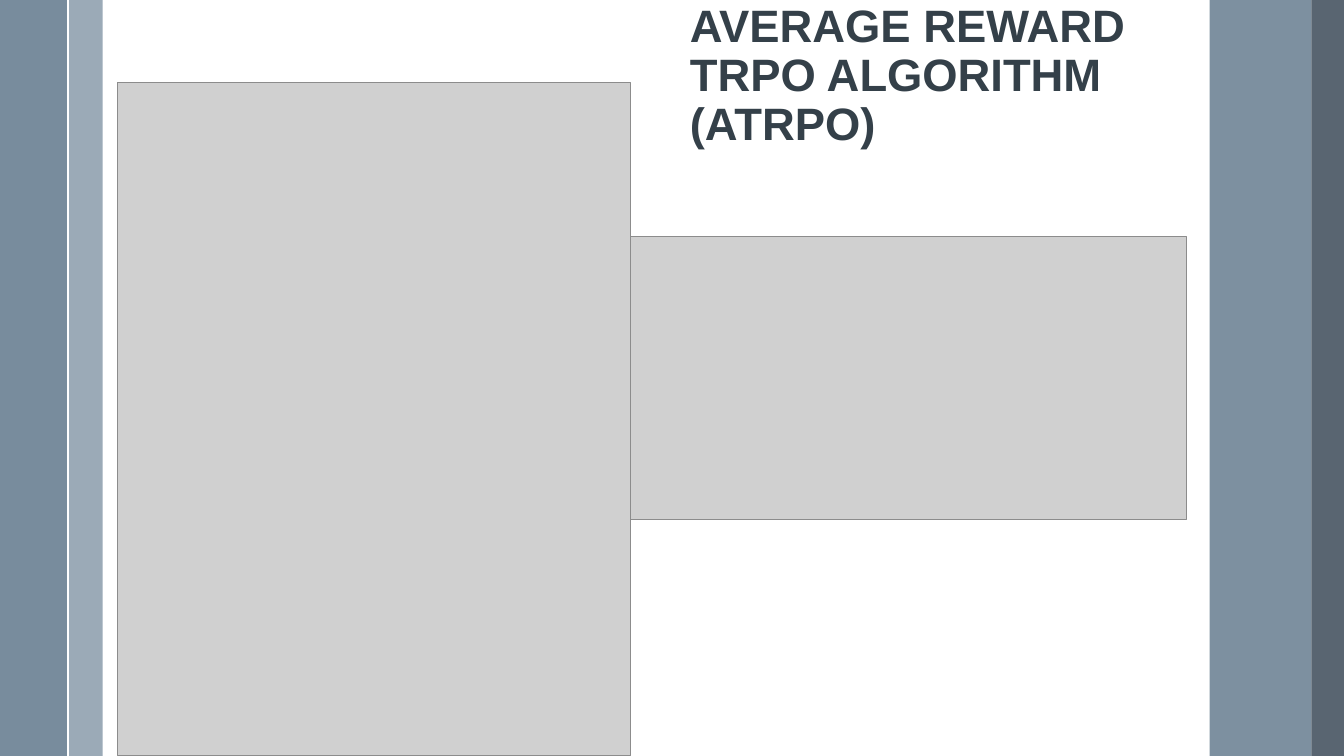
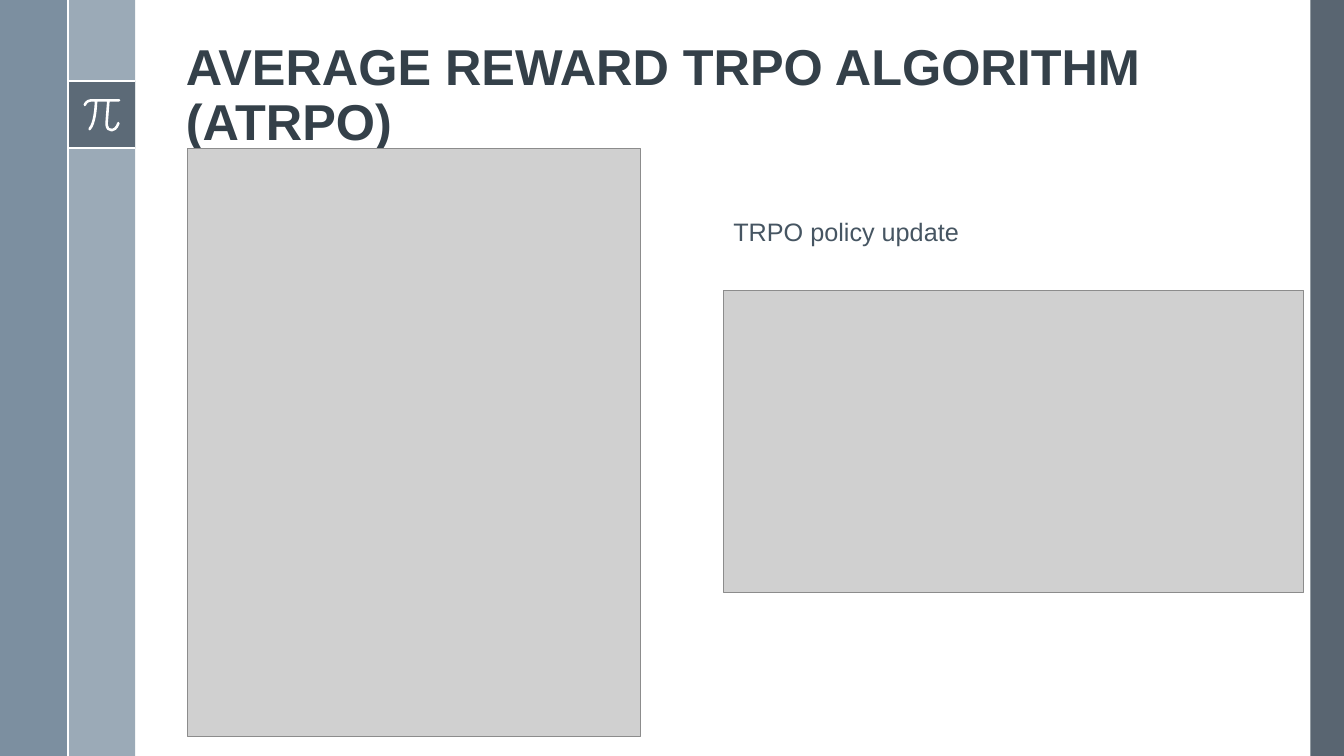
Before and after one commit to abhi-1999/course-work_projects-IISc, a slide deck: slide 22 of Reinforcement Learning_E1-277/Presentation.pptx. Drawn at 1344x756 pixels with LibreOffice and Linux fonts; fonts in the diff are those of the drawing; grey boxes stand for pictures. Boxes give left, top, right and bottom in pixels: in the first picture for what was removed or moved away, otherwise in the second. Text is boxed around its words. In the diff, an @@ line names an element or a change of style, - is before the commit and + after.

Commit message:
updated PPT

```diff
--- a/Reinforcement Learning_E1-277/Presentation.pptx
+++ b/Reinforcement Learning_E1-277/Presentation.pptx
@@ rectangle at [0,0,68,756]: fill #6A8093 at 90% opacity to #6A8093 at 88% opacity @@
@@ rectangle: place and size @@
-rectangle at [69,0,102,756]
+rectangle at [68,0,135,756]
@@ title "AVERAGE REWARD TRPO ALGORITHM (ATRPO)": place and size @@
-title "AVERAGE REWARD TRPO ALGORITHM (ATRPO)" at [690,10,1125,149]
+title "AVERAGE REWARD TRPO ALGORITHM (ATRPO)" at [186,50,1140,150]
@@ title "AVERAGE REWARD TRPO ALGORITHM (ATRPO)" at [186,50,1140,150]: size 32.4 to 36 pt @@
@@ rectangle removed at [1210,0,1312,756] @@
@@ rectangle added at [68,82,135,149], fill #475562 at 75% opacity @@
@@ line added from (68, 82) to (135, 82), #FFFFFF 1.5 pt @@
@@ freeform shape added at [84,99,121,131], fill #FFFFFF @@
@@ line added from (68, 148) to (135, 148), #FFFFFF 1.5 pt @@
@@ picture: place and size @@
-picture at [118,83,631,756]
+picture at [188,149,640,737]
@@ picture removed at [630,236,1186,519] @@
@@ text added at [733,222,959,247], 18 pt, text #465562 @@
+TRPO policy update
@@ picture added at [724,290,1305,593] @@
```
Also in this commit, not shown: 3 other slides changed, 4 slides added, 4 slides removed.
